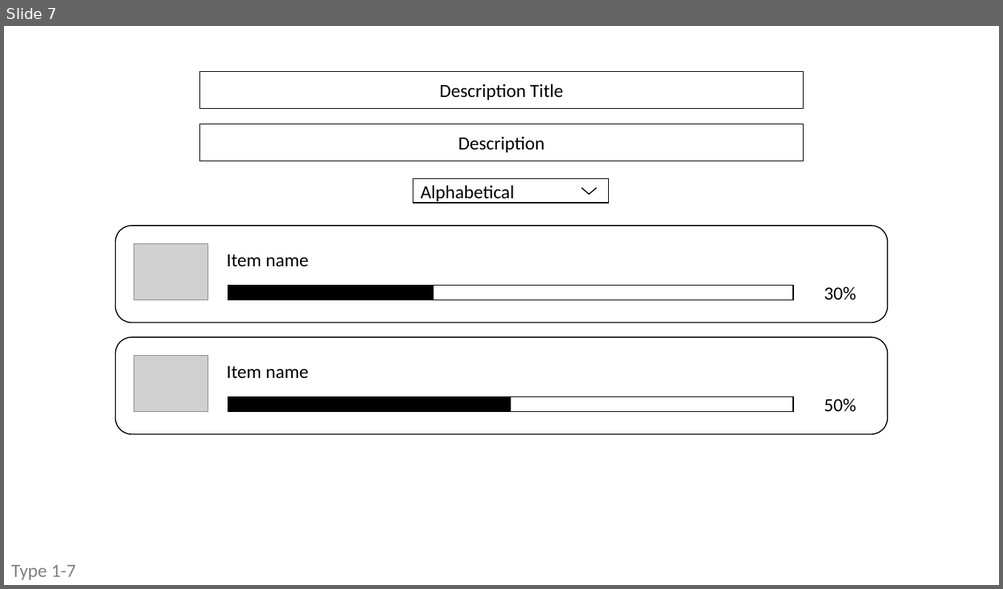
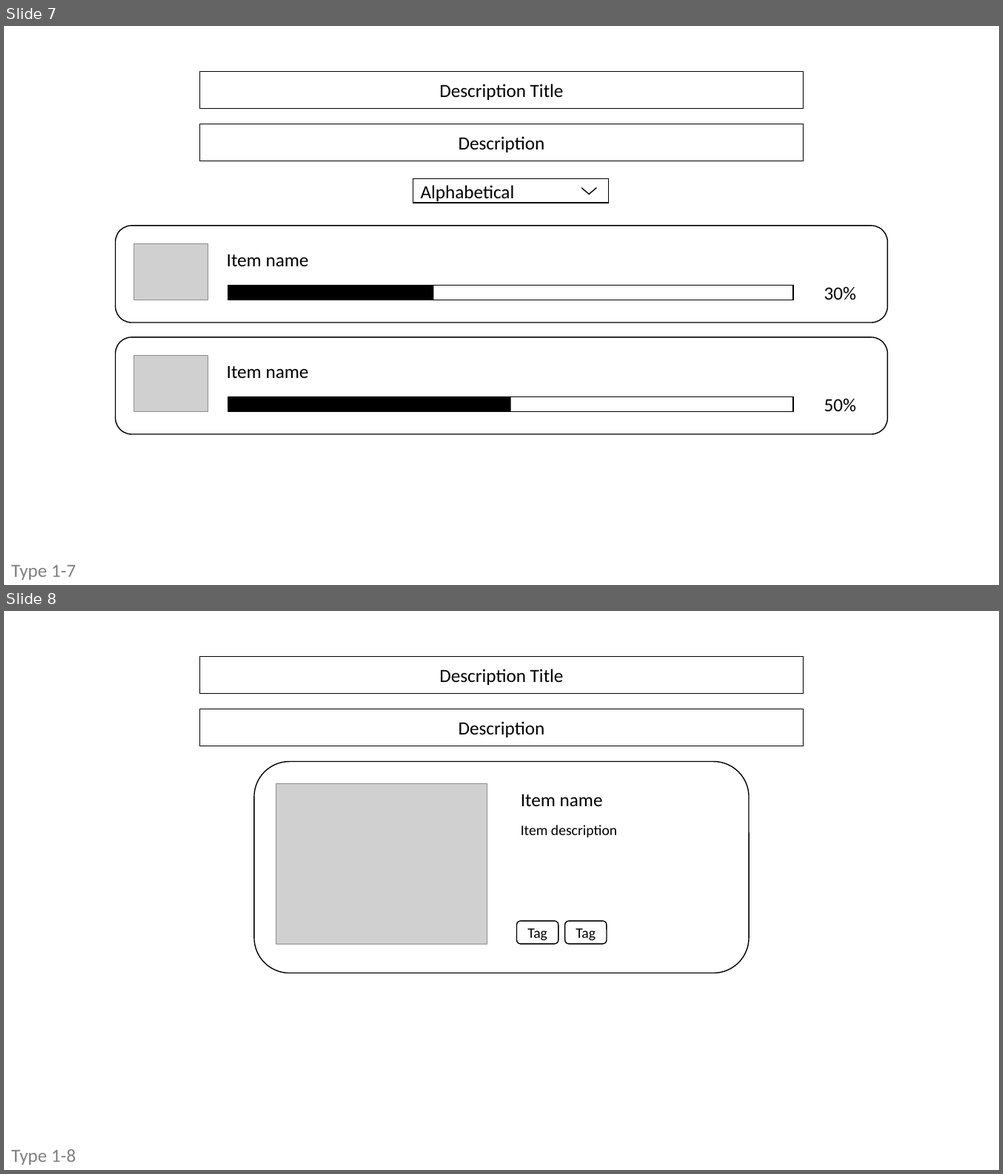
Before and after one commit to great-anaphylaxis/website-prototyper, a slide deck: prototypes.pptx. Shown one above the other, each under a label of ours: slide 7 before the commit, slides 7 and 8 after it. The pictures are 1003x589 and 1003x1174 pixels, drawn with LibreOffice and Linux fonts; fonts in the diff are those of the drawing; grey boxes stand for pictures. Boxes give left, top, right and bottom in pixels: in the first picture for what was removed or moved away, otherwise in the second. Text is boxed around its words. In the diff, an @@ line names an element or a change of style, - is before the commit and + after.

Commit message:
type1-8

```diff
--- a/prototypes.pptx
+++ b/prototypes.pptx
@@ slide 8 added at [4,611,999,1170], background #FFFFFF @@
@@ rectangle added at [199,657,803,694], outline #000000 1 pt, 18 pt, text #000000 @@
+Description Title
@@ rectangle added at [199,709,803,746], outline #000000 1 pt, 18 pt, text #000000 @@
+Description
@@ group added at [254,762,748,974]: 3 rounded rectangles, 2 texts, 1 picture @@
+Item name
+Item description
+Tag
+Tag
@@ text added at [11,1150,76,1165], 18 pt, text #808080 @@
+Type 1-8
```
Also in this commit, not shown: 4 other files.
